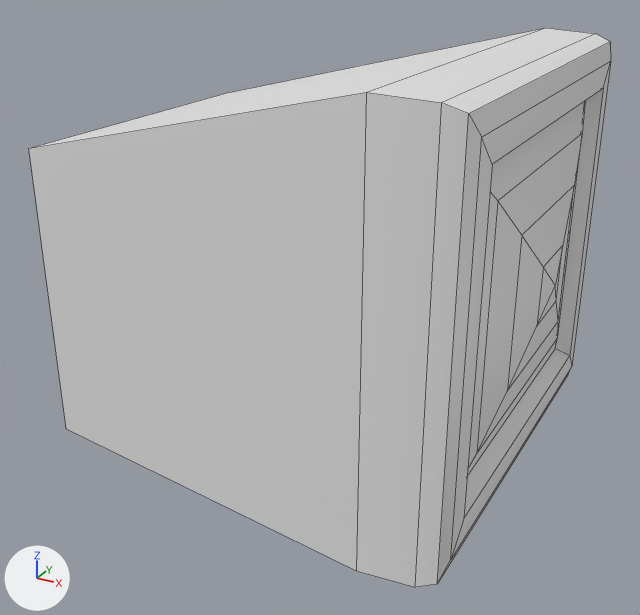
What one commit did to the FBX model Assets/0_RoomInvaders/Models2.0/FBX/13.fbx.
One viewpoint serves both versions: a camera (50 mm lens) standing at (3.596, -2.347, 0.948) and looking at (2.839, -0.972, 0.26). Every picture has the same lights, and +X, +Y and +Z are marked at lower left. Mesh edges are drawn as thin lines. Where no turn or scale is listed for an object, it has been applied to the vertices.
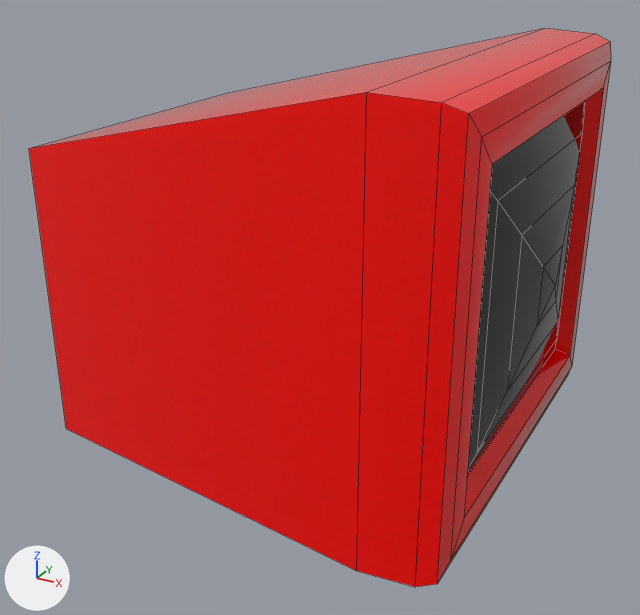
The newer file is also turned or shifted as a whole; pictures and numbers use the older file's frame.

The change, as JSON lines over the scene's bpy script:
```json
{"op": "add", "block": "mat_material__37", "code": ["mat_material__37 = principled_material('Material #37')", "mat_material__37.base_color = (0.0, 0.0, 0.0)  # black #000000", "mat_material__37.roughness = 0.0"]}
{"op": "add", "block": "mat_material__36", "code": ["mat_material__36 = principled_material('Material #36')", "mat_material__36.base_color = (1.0, 0.0, 0.0)  # red #ff0000", "mat_material__36.roughness = 0.0"]}
{"block": "me_mesh", "where": "me_mesh.from_pydata(...)  # 41 vertices, 41 faces; spans x -0.328..0.547, y -0.406..0.407, z -0.007..0.747"}
{"block": "me_mesh", "where": "# used by ob_box001; location = (2.722, -0.922, 0.0)"}
{"block": "me_mesh", "change": "me_mesh part 1: 18 of the faces centred in x 0.026..0.521, y 0.001..0.405, z -0.005..0.745 switch from no material to mat_material__36 (red #ff0000)"}
{"block": "me_mesh", "change": "me_mesh part 2: 6 of the faces centred in x 0.026..0.521, y -0.403..-0.312, z 0.328..0.37 switch from no material to mat_material__36 (red #ff0000)"}
{"block": "me_mesh", "change": "me_mesh part 3: all 16 faces centred in x 0.5..0.541, y -0.273..0.287, z 0.129..0.611 switch from no material to mat_material__37 (black #000000)"}
```

What differs and where, as boxes (x1, y1, x2, y2) in the pictures (640 x 615 px):
```json
{"part": 1, "of": "me_mesh", "change": "recoloured", "before": [32, 28, 611, 579], "after": [32, 28, 611, 579]}
{"part": 2, "of": "me_mesh", "change": "recoloured", "before": [29, 92, 492, 587], "after": [29, 92, 492, 587], "on screen": "grey to red"}
{"part": 3, "of": "me_mesh", "change": "recoloured", "before": [467, 101, 585, 476], "after": [467, 101, 585, 476]}
```
